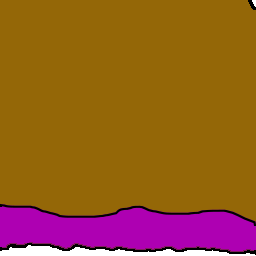
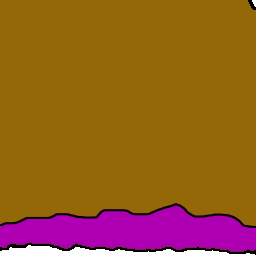
The second 256 × 256 image is a revision of the first. Changes to its layers:
hid "N3XD Middle" over [left=0, top=203, right=256, bottom=228]
added layer "N3XD Middle-New" above "N3XD" over [left=0, top=203, right=256, bottom=228]
